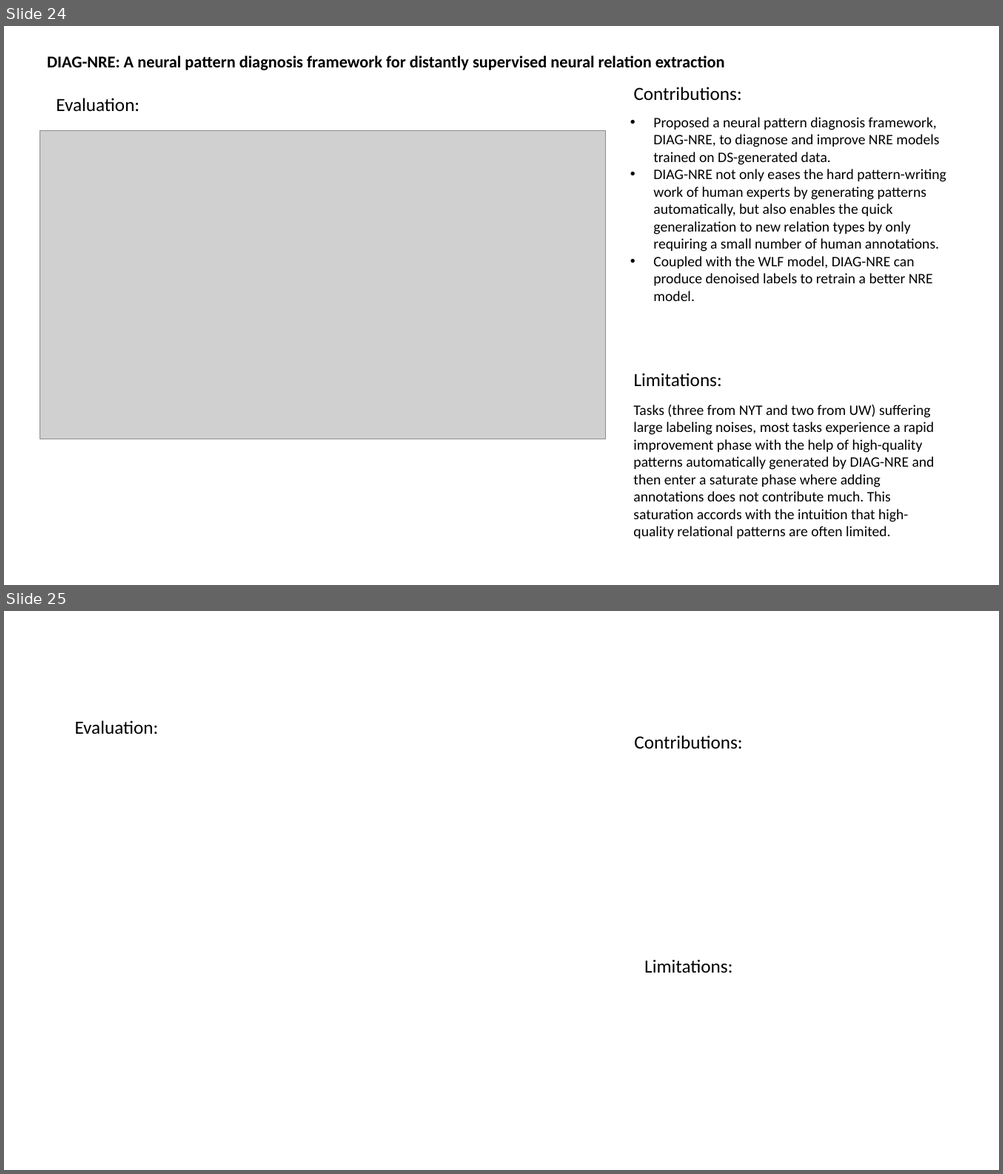
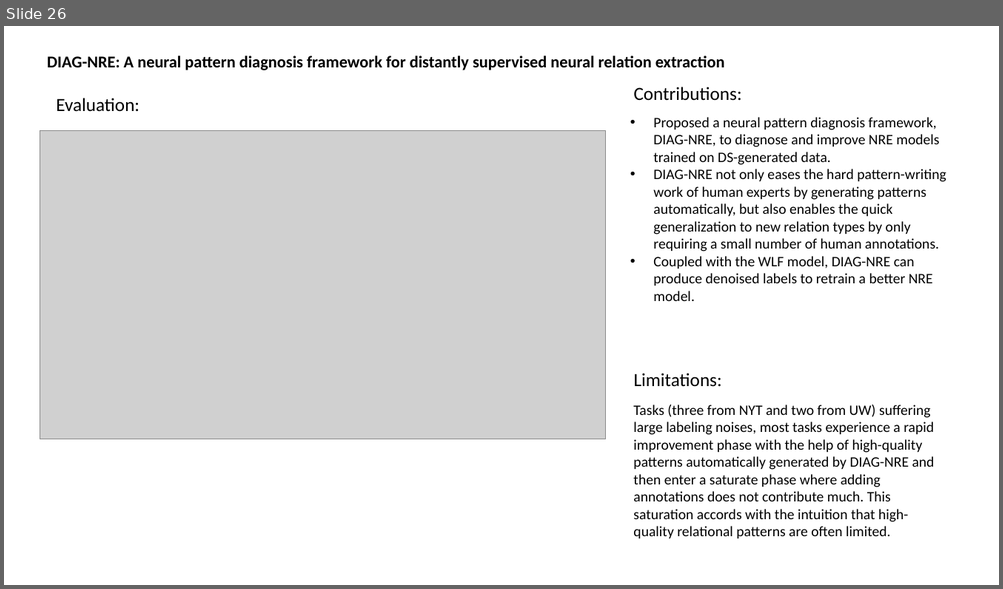
Before and after one commit to sylviawangfr/KGpaper, a slide deck: slides.pptx. Shown one above the other, each under a label of ours: slides 24 and 25 before the commit, slide 26 after it. The pictures are 1003x1174 and 1003x589 pixels, drawn with LibreOffice and Linux fonts; fonts in the diff are those of the drawing; grey boxes stand for pictures. Boxes give left, top, right and bottom in pixels: in the first picture for what was removed or moved away, otherwise in the second. Text is boxed around its words. In the diff, an @@ line names an element or a change of style, - is before the commit and + after.

```diff
--- a/slides.pptx
+++ b/slides.pptx
@@ slide 25 removed at <box>4,611,999,1170</box>, background #FFFFFF @@
@@ text removed at <box>75,721,159,735</box> @@
-Evaluation:
@@ text removed at <box>634,735,742,749</box> @@
-Contributions:
@@ text removed at <box>644,960,732,974</box> @@
-Limitations:
@@ what was slide 24 is now slide 26 @@
```
Also in this commit, not shown: 8 slides changed, 3 slides added, 2 other files.
